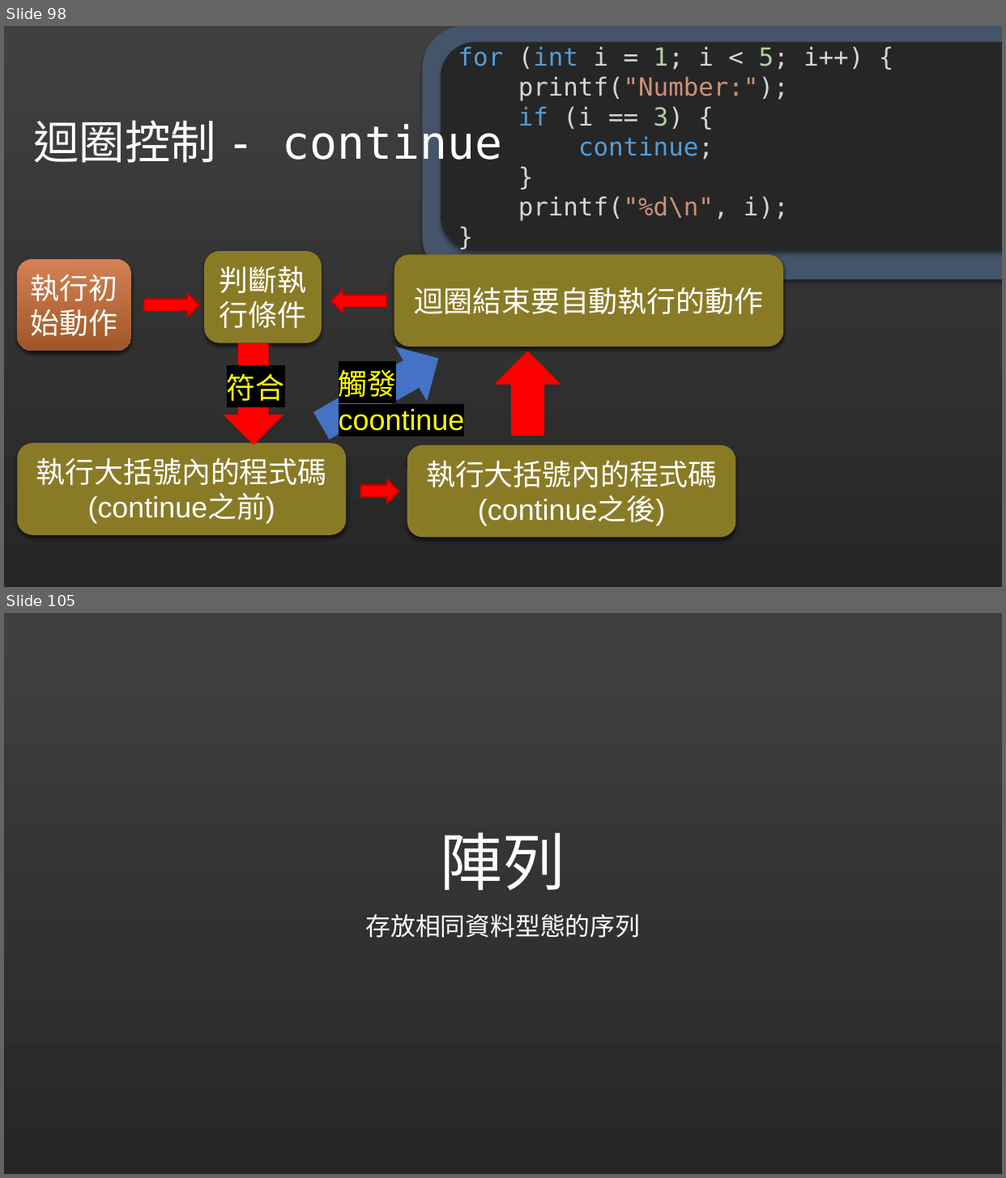
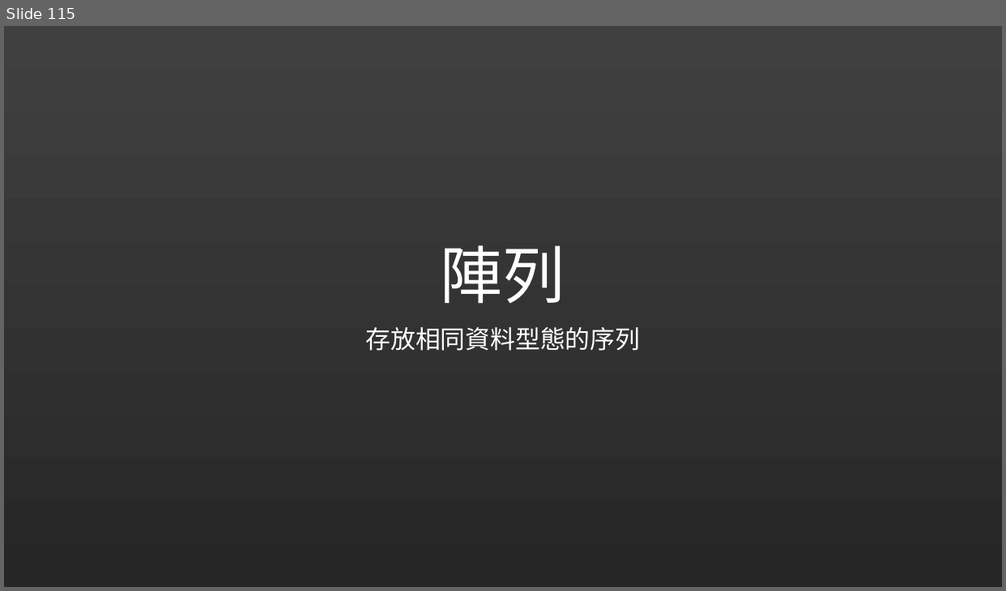
Before and after one commit to liuutin9/liuutin9.github.io, a slide deck: Shared-Files/電機營C語言Day2.pptx. Shown one above the other, each under a label of ours: slides 98 and 105 before the commit, slide 115 after it; the slides between them are not shown. The pictures are 1006x1178 and 1006x591 pixels, drawn with LibreOffice and Linux fonts; fonts in the diff are those of the drawing. Boxes give left, top, right and bottom in pixels: in the first picture for what was removed or moved away, otherwise in the second. Text is boxed around its words. In the diff, an @@ line names an element or a change of style, - is before the commit and + after.

```diff
--- a/Shared-Files/電機營C語言Day2.pptx
+++ b/Shared-Files/電機營C語言Day2.pptx
@@ slide 98 removed at (4, 26, 1002, 587), background gradient #404040 to #262626 @@
@@ rounded rectangle removed at (423, 26, 1002, 280) @@
@@ rounded rectangle removed at (441, 41, 1002, 250) @@
-for (int i = 1; i < 5; i++) {
-printf("Number:");
-if (i == 3) {
-continue;
-}
-printf("%d\n", i);
-}
@@ text removed at (33, 120, 502, 169) @@
-迴圈控制 - continue
@@ rounded rectangle removed at (18, 258, 132, 351) @@
-執行初始動作
@@ rounded rectangle removed at (205, 251, 322, 344) @@
-判斷執行條件
@@ rounded rectangle removed at (394, 255, 783, 347) @@
-迴圈結束要自動執行的動作
@@ right arrow removed at (331, 289, 386, 314) @@
@@ text removed at (100, 312, 108, 327) @@
-1
@@ right arrow removed at (144, 293, 199, 318) @@
@@ up arrow removed at (305, 331, 454, 454) @@
@@ down arrow removed at (224, 344, 284, 446) @@
@@ text removed at (339, 365, 465, 436) @@
-觸發coontinue
@@ up arrow removed at (494, 351, 561, 436) @@
@@ text removed at (227, 374, 285, 401) @@
-符合
@@ rounded rectangle removed at (18, 444, 346, 535) @@
-執行大括號內的程式碼(continue之前)
@@ rounded rectangle removed at (407, 446, 736, 537) @@
-執行大括號內的程式碼(continue之後)
@@ right arrow removed at (361, 480, 399, 504) @@
@@ what was slide 105 is now slide 115 @@
```
Also in this commit, not shown: 30 slides changed, 24 slides added, 14 other slides removed.
